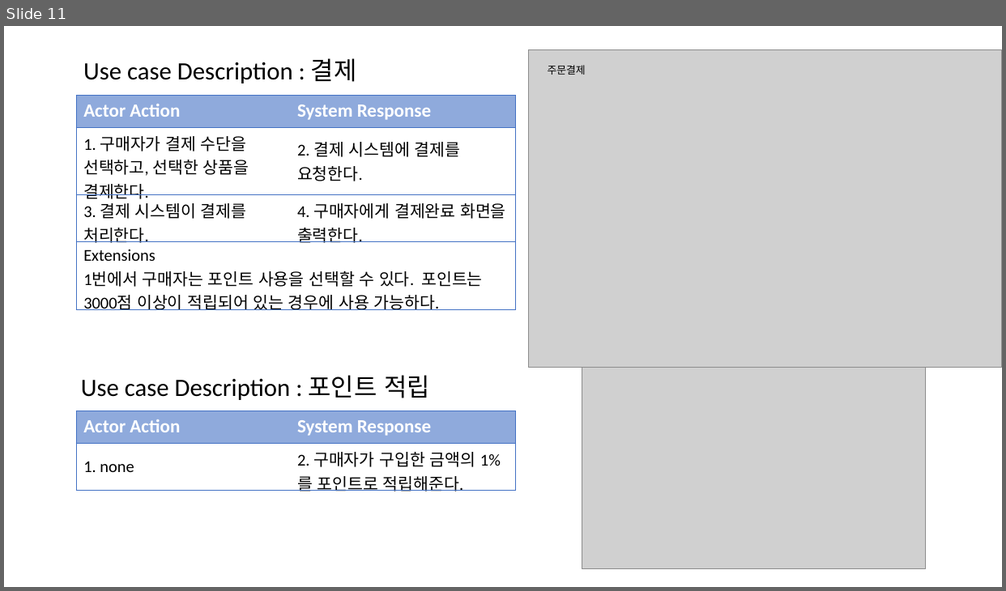
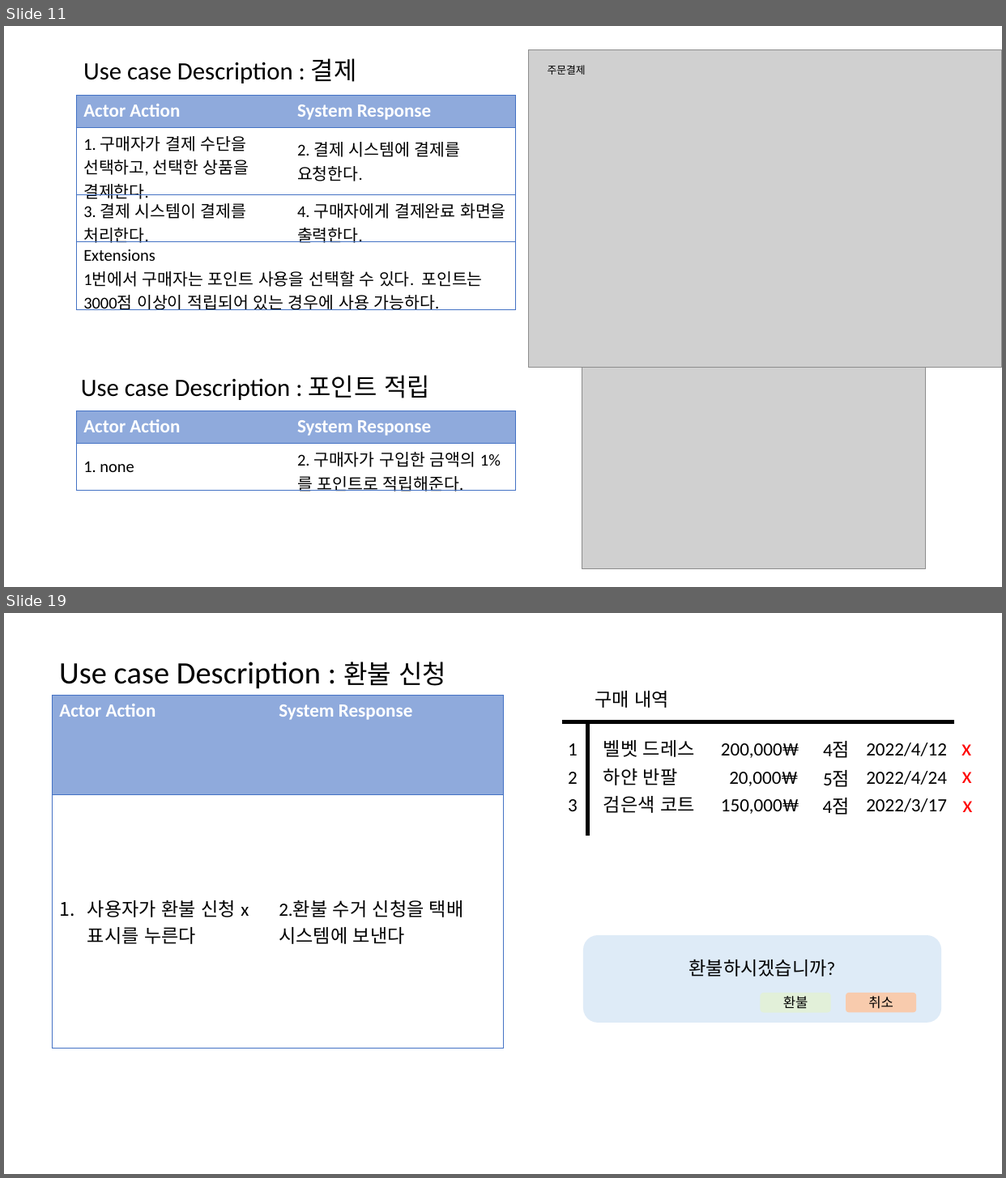
Before and after one commit to bbangnambong/RequirementCapturing, a slide deck: Use case Description.pptx. Shown one above the other, each under a label of ours: slide 11 before the commit, slides 11 and 19 after it; the slides between them are not shown. The pictures are 1006x591 and 1006x1178 pixels, drawn with LibreOffice and Linux fonts; fonts in the diff are those of the drawing; grey boxes stand for pictures. Boxes give left, top, right and bottom in pixels: in the first picture for what was removed or moved away, otherwise in the second. Text is boxed around its words. In the diff, an @@ line names an element or a change of style, - is before the commit and + after.

```diff
--- a/Use case Description.pptx
+++ b/Use case Description.pptx
@@ slide 19 added at [4, 613, 1002, 1174], background #FFFFFF @@
@@ text added at [59, 662, 446, 689], 30 pt, text #000000 @@
+Use case Description : 환불 신청
@@ table added at [52, 696, 503, 1049], 2 rows, 2 columns @@
+Actor Action | System Response
+사용자가 환불 신청 x표시를 누른다 | 2.환불 수거 신청을 택배 시스템에 보낸다
@@ text added at [595, 691, 669, 708], 18 pt, text #000000 @@
+구매 내역
@@ line added from (562, 722) to (955, 722), #000000 4 pt @@
@@ line added from (588, 722) to (588, 835), #000000 4 pt @@
@@ text added at [568, 743, 577, 756], 18 pt, text #000000 @@
+1
@@ text added at [603, 740, 695, 757], 18 pt, text #000000 @@
+벨벳 드레스
@@ text added at [721, 743, 799, 758], 18 pt, text #000000 @@
+200,000₩
@@ text added at [823, 741, 850, 758], 18 pt, text #000000 @@
+4점
@@ text added at [866, 743, 947, 756], 18 pt, text #000000 @@
+2022/4/12
@@ text added at [961, 744, 971, 756], 22 pt, text #FF0000 @@
+x
@@ text added at [568, 772, 577, 784], 18 pt, text #000000 @@
+2
@@ text added at [603, 769, 678, 786], 18 pt, text #000000 @@
+하얀 반팔
@@ text added at [729, 772, 798, 786], 18 pt, text #000000 @@
+20,000₩
@@ text added at [823, 770, 850, 787], 18 pt, text #000000 @@
+5점
@@ text added at [866, 771, 947, 785], 18 pt, text #000000 @@
+2022/4/24
@@ text added at [962, 772, 972, 783], 22 pt, text #FF0000 @@
+x
@@ text added at [568, 799, 577, 811], 18 pt, text #000000 @@
+3
@@ text added at [603, 796, 695, 813], 18 pt, text #000000 @@
+검은색 코트
@@ text added at [721, 799, 799, 814], 18 pt, text #000000 @@
+150,000₩
@@ text added at [823, 798, 850, 815], 18 pt, text #000000 @@
+4점
@@ text added at [866, 798, 947, 812], 18 pt, text #000000 @@
+2022/3/17
@@ text added at [962, 801, 972, 812], 22 pt, text #FF0000 @@
+x
@@ rounded rectangle added at [583, 935, 942, 1023], fill #DEEBF7, 18 pt, text #000000 @@
+환불하시겠습니까?
@@ rounded rectangle added at [760, 994, 830, 1013], fill #E2F0D9, 13 pt, text #000000 @@
+환불
@@ rounded rectangle added at [846, 993, 917, 1013], fill #F8CBAD, 13 pt, text #000000 @@
+취소
```
Also in this commit, not shown: 1 slide changed, 6 other slides added, 2 other files.
